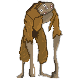
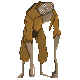
The second w=80, h=80 image is a revision of the first. Changes to its layers:
added layer "괴물-가만히 서있는 모습-숨쉬기2" in group "비디오 그룹 1" over (16, 0, 63, 79)
added layer "괴물-가만히 서있는 모습-숨쉬기" in group "비디오 그룹 1" over (16, 0, 63, 79)
painted on "괴물-가만히 서있는 모습" over (16, 0, 63, 79)
